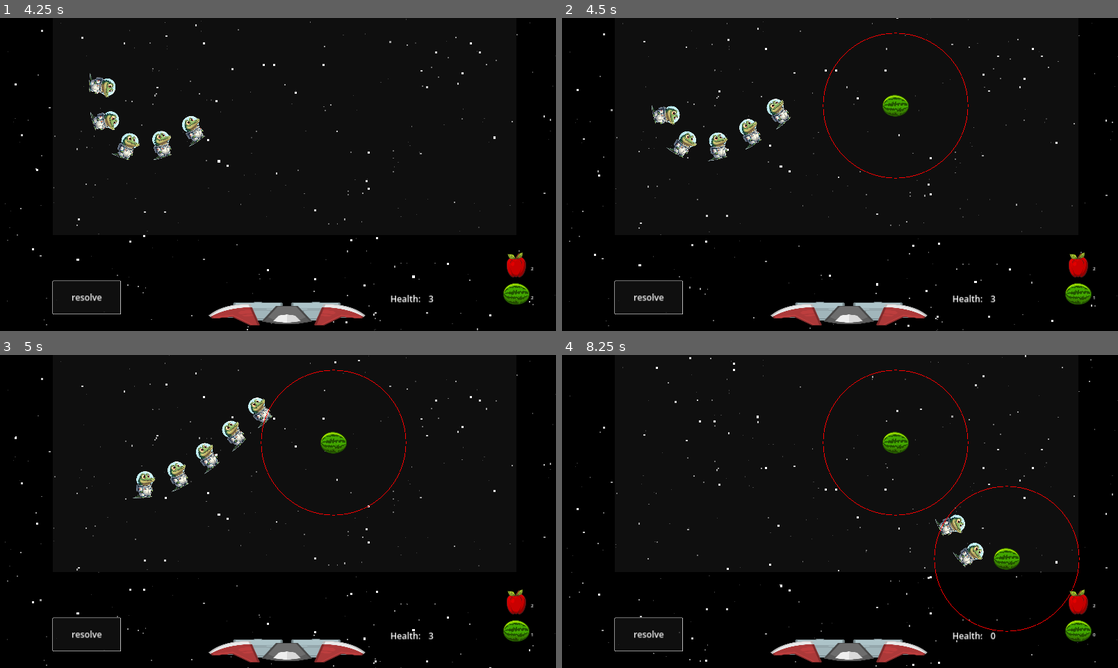
Above: before the commit, frames 1-4 (two rows, left to right).
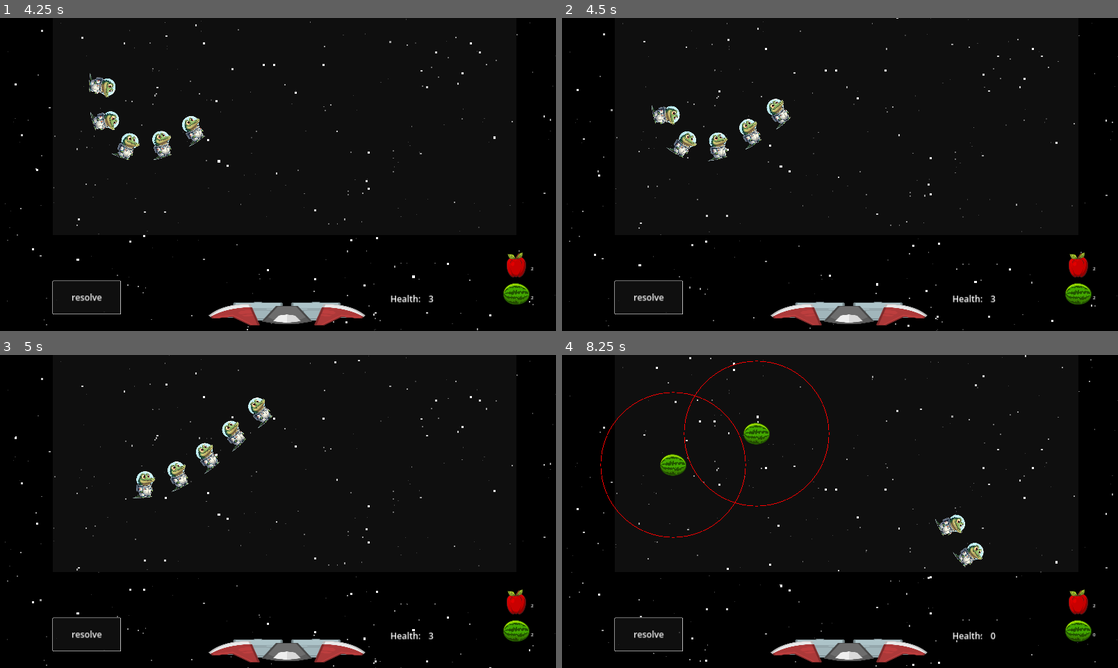
Above: after the commit, the same moments.

Repository: moby-it/cosmic-jack
Game: Godot game, scene res://main.tscn
The game is run twice, just before and just after one commit, with the same random seed, the same clock (stepped at 60 frames per second) and the same inputs.
Inputs (mouse positions are in pixels of both pictures, inside the frame that each line leads up to):
- Up to frame 1 (4.25 s): click "resolve" at 0.5 s; click "resolve" at 1.25 s; click "resolve" at 2 s; move the mouse to (517, 265) at 2.77 s; hold Ctrl 2.78-3.53 s; click (517, 265) at 2.92 s; move the mouse to (517, 293) at 3.52 s; tap Ctrl at 3.6 s; click (517, 293) at 3.67 s
- Up to frame 2 (4.5 s): move the mouse to (895, 105) at 4.27 s; hold Ctrl from 4.28 s (still down); click (895, 105) at 4.42 s
- Up to frame 3 (5 s): keep holding Ctrl
- Up to frame 4 (8.25 s): move the mouse to (812, 574) at 5.02 s; release Ctrl at 5.03 s; tap Ctrl at 5.1, 6.6, 8.1 s; click (812, 574) at 5.17 s; move the mouse to (1006, 558) at 5.77 s; hold Ctrl 5.78-6.53 s; click (1006, 558) at 5.92 s; move the mouse to (673, 464) at 6.52 s; click (673, 464) at 6.67 s; move the mouse to (867, 511) at 7.27 s; hold Ctrl 7.28-8.03 s; click (867, 511) at 7.42 s; move the mouse to (756, 433) at 8.02 s; click (756, 433) at 8.17 s

Frame 1 is identical in both runs. In frame 2, 0.4% of the frame differs, in the area x 46-96%, y 4-90%; in frame 3, 0.4%; in frame 4, 1.7%, in the area x 6-94%, y 1-89%.
Error before the commit: Cannot call method 'queue_free' on a null value. (res://main.gd:31)
Error after the commit: Cannot call method 'queue_free' on a null value. (res://main.gd:41)

Commit message:
hide active fruit on press ctrl

Diff:
--- a/main.gd
+++ b/main.gd
@@ -1,6 +1,6 @@
 extends Node2D
 
-@onready var play_area = $play_area
+@onready var play_area: ColorRect= $play_area
 @onready var choreography = $Choreography
 @onready var fruit_list = $FruitList
 var resolving = false
@@ -11,6 +11,16 @@
 func _ready() -> void:
 	SelectedFruits.create_fruit_list_hud($FruitList)
 	SelectedFruits.fruit_selected.connect(_on_fruit_list_selected)
+
+func _input(event: InputEvent) -> void:
+	if not play_area.get_rect().has_point(get_global_mouse_position()):
+		return
+	if Input.is_key_pressed(KEY_CTRL) and is_instance_valid(active_fruit):
+		active_fruit.queue_free()
+	if not Input.is_key_pressed(KEY_CTRL) and not is_instance_valid(active_fruit):
+		add_active_fruit()
+
+
 
 func is_mouse_left(event) -> bool:
 	return event is InputEventMouseButton && event.button_index == MOUSE_BUTTON_LEFT && event.is_pressed()
@@ -67,6 +77,8 @@
 		self.add_child(active_fruit)
 
 func _on_play_area_gui_input(event: InputEvent) -> void:
+	if Input.is_key_pressed(KEY_CTRL):
+		return
 	if is_mouse_left(event):
 		place_fruit(get_global_mouse_position())
 	elif is_mouse_move(event):
Not shown, changed: README.md
